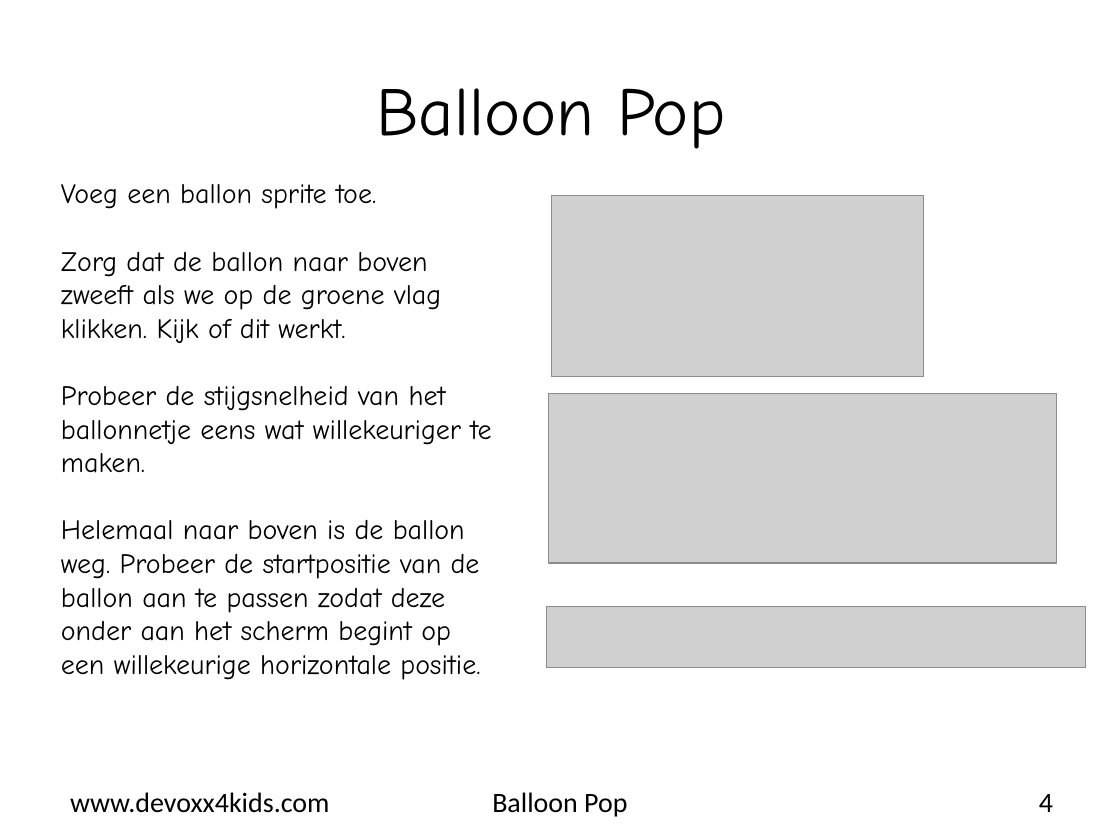
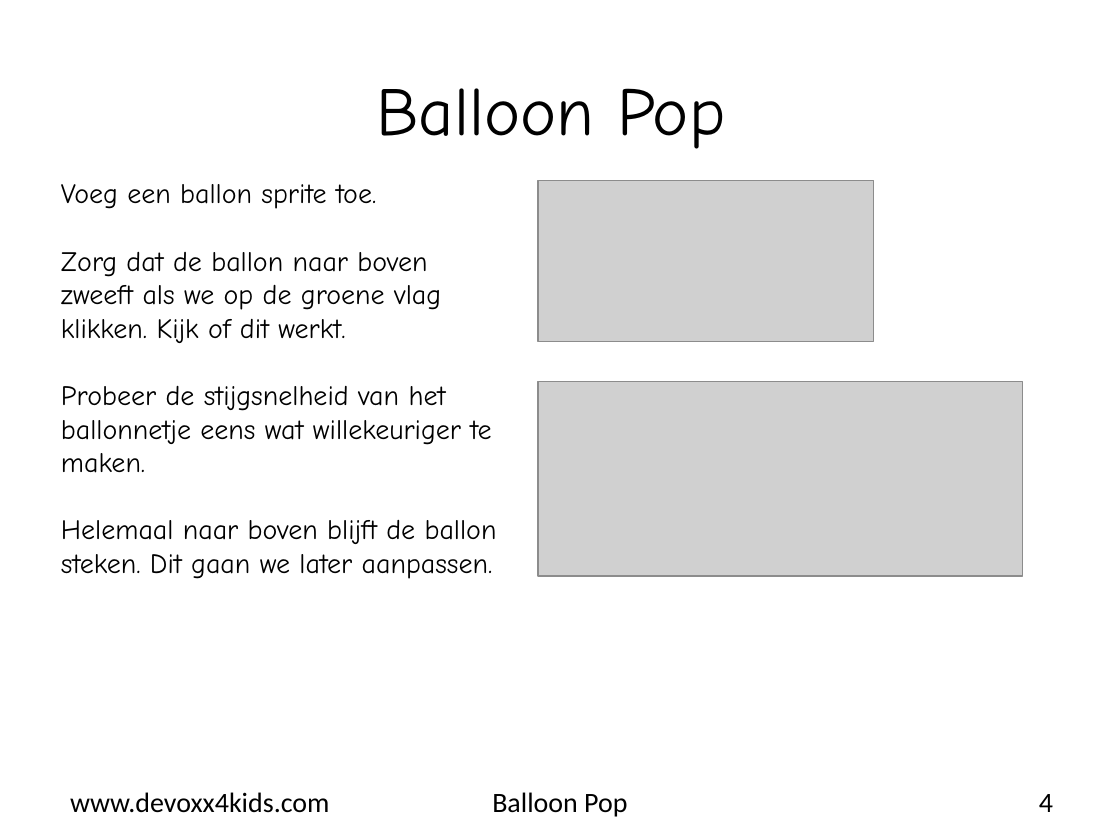
Before and after one commit to bertjan/openvalue-devoxx4kids, a slide deck: slide 4 of scratch-leapmotion/instructions/nl/Scratch-opdracht_04_BalloonPop.pptx. Drawn at 1120x840 pixels with LibreOffice and Linux fonts; fonts in the diff are those of the drawing; grey boxes stand for pictures; background and template pictures are left out. Boxes give left, top, right and bottom in pixels: in the first picture for what was removed or moved away, otherwise in the second. Text is boxed around its words. In the diff, an @@ line names an element or a change of style, - is before the commit and + after.

Commit message:
update instructions nl balloonpop

```diff
--- a/scratch-leapmotion/instructions/nl/Scratch-opdracht_04_BalloonPop.pptx
+++ b/scratch-leapmotion/instructions/nl/Scratch-opdracht_04_BalloonPop.pptx
@@ picture: place and size @@
-picture at (551,196,923,376)
+picture at (538,180,874,342)
@@ picture: place and size @@
-picture at (549,393,1057,562)
+picture at (538,381,1021,576)
@@ text at (61,520,497,579): text changed @@
-Helemaal naar boven is de ballon weg. Probeer de startpositie van de ballon aan te passen zodat deze onder aan het scherm begint op een willekeurige horizontale positie.
+Helemaal naar boven blijft de ballon steken. Dit gaan we later aanpassen.
@@ picture removed at (547,607,1086,668) @@
```
Also in this commit, not shown: 6 other slides changed, 1 slide added.
